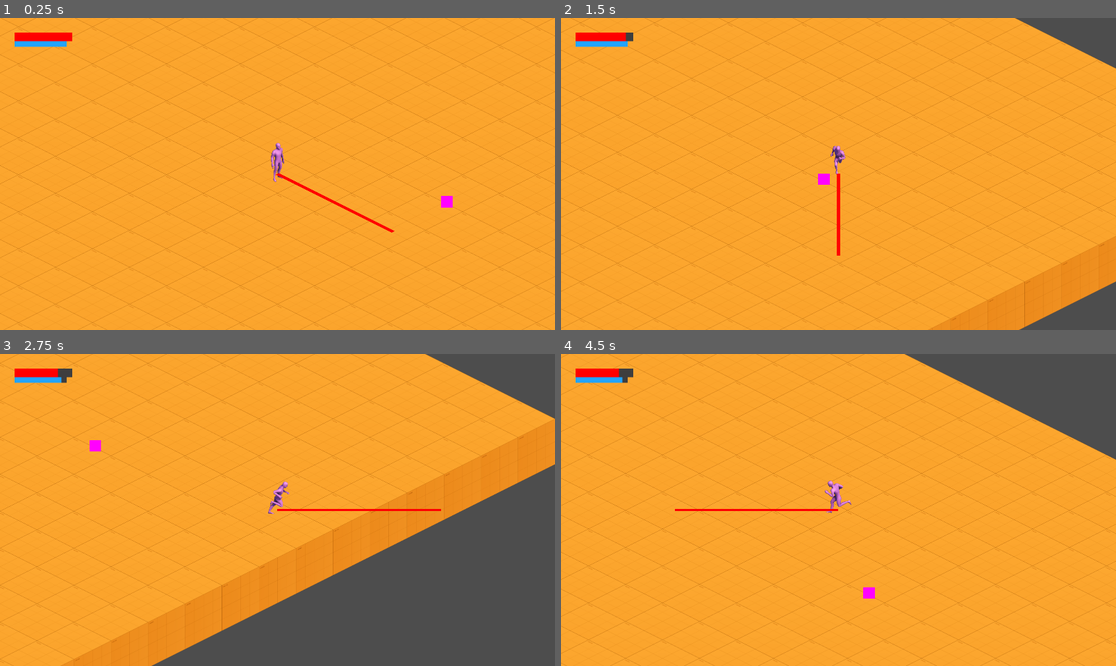
Above: before the commit, frames 1-4 (two rows, left to right).
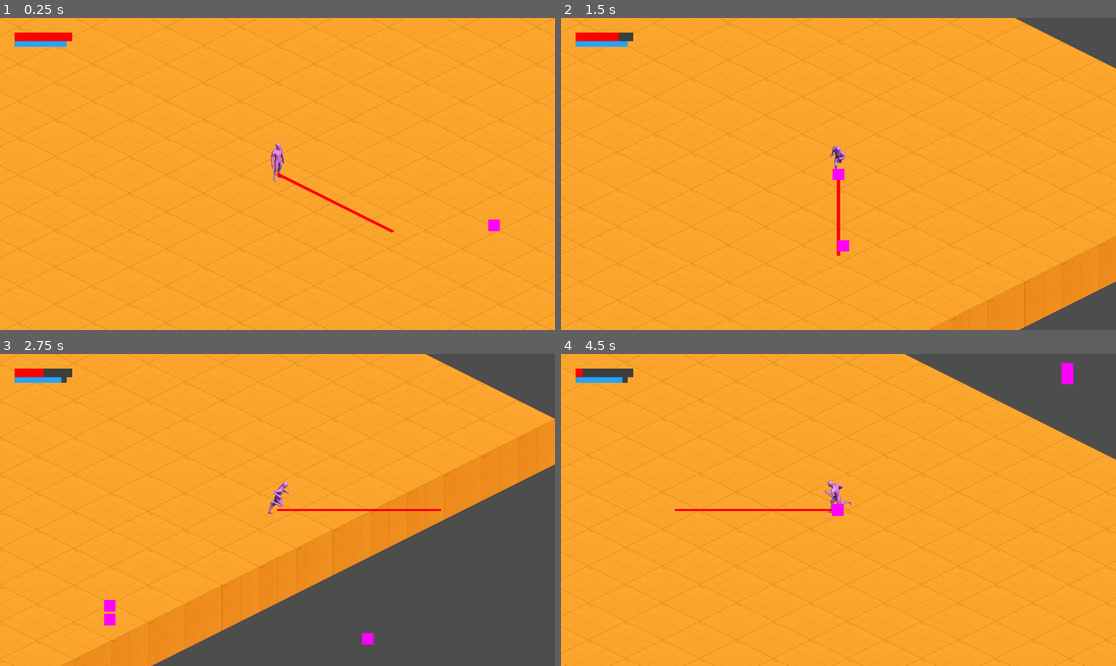
Above: after the commit, the same moments.

Repository: InjustFr/natures-champion
Game: Godot game, scene res://room.tscn
Two runs of this game, one before a commit and one after it. Both use one fixed random seed, a clock stepped at 60 frames per second and the inputs below.
Inputs (mouse positions are in pixels of both pictures, inside the frame that each line leads up to):
- Up to frame 1 (0.25 s): no input
- Up to frame 2 (1.5 s): move the mouse to (960, 158) at 0.52 s; press the mouse at (960, 158) at 0.53 s; hold D (move_right) 0.53-1.28 s; move the mouse to (727, 189) at 1.27 s; release the mouse at (727, 189) at 1.28 s; hold S (move_down) from 1.28 s (still down); click (727, 189) at 1.35 s
- Up to frame 3 (2.75 s): move the mouse to (333, 441) at 2.02 s; release S (move_down) at 2.03 s; press the mouse at (333, 441) at 2.03 s; hold D (move_right) from 2.03 s (still down); tap O (cast) at 2.1 s
- Up to frame 4 (4.5 s): move the mouse to (810, 572) at 2.77 s; release D (move_right) at 2.78 s; release the mouse at (810, 572) at 2.78 s; hold W (move_up) 2.78-3.53 s; tap Space (dash) at 2.85 s; click (810, 572) at 3.05 s; move the mouse to (1005, 556) at 3.52 s; press the mouse at (1005, 556) at 3.53 s; hold A (move_left) from 3.53 s (still down); move the mouse to (672, 463) at 4.27 s; release the mouse at (672, 463) at 4.28 s; click (672, 463) at 4.35 s

The runs differ from the first frame. In frame 1, 0.2% of the frame differs, in the area x 79-91%, y 57-69%; in frame 2, 0.3%; in frame 3, 0.4%; in frame 4, 0.5%, in the area x 3-93%, y 2-79%.

Commit message:
feat(player): can spawn projectiles

Diff:
--- /dev/null
+++ b/entities/player/components/weapon_component.gd
@@ -0,0 +1,11 @@
+class_name WeaponComponent
+extends Node
+
+
+@export var weapon: Weapon
+@export var spawning_entity: Node2D
+
+
+func _unhandled_input(event: InputEvent) -> void:
+	if event.is_action_pressed("attack"):
+		weapon.attack(spawning_entity)
--- a/entities/player/player.tscn
+++ b/entities/player/player.tscn
@@ -8,6 +8,8 @@
 [ext_resource type="Script" path="res://entities/components/resource_component.gd" id="10_ctqtp"]
 [ext_resource type="Script" path="res://misc/isometric_inverse_projection_node_2d.gd" id="11_copog"]
 [ext_resource type="Script" path="res://entities/components/resource_bar_component.gd" id="11_wy6bw"]
+[ext_resource type="Script" path="res://entities/player/components/weapon_component.gd" id="13_6elsm"]
+[ext_resource type="Script" path="res://entities/player/weapons/staff_weapon.gd" id="14_q4xxf"]
 [ext_resource type="Script" path="res://entities/player/components/dashing_component.gd" id="91_etbmg"]
 [ext_resource type="Script" path="res://entities/player/components/speed_component.gd" id="92_yal5q"]
 [ext_resource type="Script" path="res://entities/components/orientation_component.gd" id="93_0xdff"]
@@ -115,6 +117,7 @@
 offset_bottom = 540.0
 grow_horizontal = 2
 grow_vertical = 2
+mouse_filter = 1
 
 [node name="MarginContainer" type="MarginContainer" parent="IsometricInverseProjectionNode2D/GUI"]
 layout_mode = 1
@@ -151,3 +154,11 @@
 show_percentage = false
 script = ExtResource("11_wy6bw")
 resource_component = NodePath("../../../../../ManaComponent")
+
+[node name="WeaponComponent" type="Node" parent="." node_paths=PackedStringArray("weapon", "spawning_entity")]
+script = ExtResource("13_6elsm")
+weapon = NodePath("StaffWeapon")
+spawning_entity = NodePath("..")
+
+[node name="StaffWeapon" type="Node" parent="WeaponComponent"]
+script = ExtResource("14_q4xxf")
--- /dev/null
+++ b/entities/player/weapons/staff_weapon.gd
@@ -0,0 +1,23 @@
+class_name StaffWeapon
+extends Weapon
+
+
+@onready var projectile_scene: PackedScene = preload("res://entities/projectiles/staff_projectile/staff_projectile.tscn")
+
+
+func attack(spawning_entity: Node2D) -> void:
+	var projectile: Node2D = projectile_scene.instantiate()
+	spawning_entity.get_parent().add_child(projectile)
+
+	projectile.transform = spawning_entity.transform
+
+	var projectile_orientation_component: OrientationComponent = projectile.find_children("*", "OrientationComponent")[0]
+
+	var spawning_entity_matching_components: Array[Node] = spawning_entity.find_children("*", "OrientationComponent")
+	if not spawning_entity_matching_components.size():
+		projectile_orientation_component.orientation = Vector2.RIGHT.rotated(spawning_entity.rotation)
+
+		return
+
+	var spawning_entity_orientation_component: OrientationComponent = spawning_entity_matching_components[0]
+	projectile_orientation_component.orientation = spawning_entity_orientation_component.orientation
--- /dev/null
+++ b/entities/player/weapons/weapon.gd
@@ -0,0 +1,5 @@
+class_name Weapon
+extends Node
+
+func attack(_spawning_entity: Node2D) -> void:
+	pass
--- /dev/null
+++ b/entities/projectiles/components/straight_movement_component.gd
@@ -0,0 +1,11 @@
+class_name StraightMovementComponent
+extends Node
+
+
+@export var speed_component: SpeedComponent
+@export var velocity_component: VelocityComponent
+@export var orientation_component: OrientationComponent
+
+
+func _physics_process(_delta: float) -> void:
+	velocity_component.velocity = orientation_component.orientation * speed_component.speed
--- /dev/null
+++ b/entities/projectiles/staff_projectile/staff_projectile.gd
@@ -0,0 +1,9 @@
+extends StaticBody2D
+
+
+@onready var velocity_component: VelocityComponent = $VelocityComponent
+
+func _physics_process(delta: float) -> void:
+	var collision: KinematicCollision2D = move_and_collide(Utils.transform_matrix * velocity_component.velocity * delta)
+	if collision:
+		queue_free()
--- /dev/null
+++ b/entities/projectiles/staff_projectile/staff_projectile.tscn
@@ -0,0 +1,58 @@
+[gd_scene load_steps=11 format=3 uid="uid://bycwwu8pb35b5"]
+
+[ext_resource type="Script" path="res://entities/projectiles/staff_projectile/staff_projectile.gd" id="1_8dshf"]
+[ext_resource type="Script" path="res://entities/components/velocity_component.gd" id="1_kbsve"]
+[ext_resource type="Script" path="res://entities/components/damage_component.gd" id="1_oqvum"]
+[ext_resource type="Script" path="res://misc/isometric_inverse_projection_node_2d.gd" id="2_33wej"]
+[ext_resource type="Script" path="res://entities/player/components/speed_component.gd" id="2_pgvay"]
+[ext_resource type="Script" path="res://entities/components/orientation_component.gd" id="3_qfwed"]
+[ext_resource type="Script" path="res://entities/projectiles/components/straight_movement_component.gd" id="4_keh76"]
+
+[sub_resource type="RectangleShape2D" id="RectangleShape2D_1i6gs"]
+size = Vector2(40, 40)
+
+[sub_resource type="RectangleShape2D" id="RectangleShape2D_5bgxl"]
+size = Vector2(40, 40)
+
+[sub_resource type="PlaceholderTexture2D" id="PlaceholderTexture2D_03kqd"]
+size = Vector2(40, 40)
+
+[node name="StaffProjectile" type="StaticBody2D"]
+collision_layer = 2
+collision_mask = 5
+script = ExtResource("1_8dshf")
+
+[node name="CollisionShape2D" type="CollisionShape2D" parent="."]
+shape = SubResource("RectangleShape2D_1i6gs")
+
+[node name="SpeedComponent" type="Node" parent="."]
+script = ExtResource("2_pgvay")
+speed = 700.0
+
+[node name="OrientationComponent" type="Node" parent="."]
+script = ExtResource("3_qfwed")
+
+[node name="VelocityComponent" type="Node" parent="."]
+script = ExtResource("1_kbsve")
+
+[node name="StraightMovementComponent" type="Node" parent="." node_paths=PackedStringArray("speed_component", "velocity_component", "orientation_component")]
+script = ExtResource("4_keh76")
+speed_component = NodePath("../SpeedComponent")
+velocity_component = NodePath("../VelocityComponent")
+orientation_component = NodePath("../OrientationComponent")
+
+[node name="DamageComponent" type="Area2D" parent="."]
+collision_layer = 4
+collision_mask = 0
+monitoring = false
+script = ExtResource("1_oqvum")
+damage = 5
+
+[node name="CollisionShape2D" type="CollisionShape2D" parent="DamageComponent"]
+shape = SubResource("RectangleShape2D_5bgxl")
+
+[node name="IsometricInverseProjectionNode2D" type="Node2D" parent="."]
+script = ExtResource("2_33wej")
+
+[node name="Sprite2D" type="Sprite2D" parent="IsometricInverseProjectionNode2D"]
+texture = SubResource("PlaceholderTexture2D_03kqd")
--- a/entities/weapon_projectiles/staff_projectile/staff_projectile.tscn
+++ /dev/null
@@ -1,28 +0,0 @@
-[gd_scene load_steps=5 format=3 uid="uid://bycwwu8pb35b5"]
-
-[ext_resource type="Script" path="res://entities/components/damage_component.gd" id="1_oqvum"]
-[ext_resource type="Script" path="res://misc/isometric_inverse_projection_node_2d.gd" id="2_33wej"]
-
-[sub_resource type="RectangleShape2D" id="RectangleShape2D_5bgxl"]
-size = Vector2(40, 40)
-
-[sub_resource type="PlaceholderTexture2D" id="PlaceholderTexture2D_03kqd"]
-size = Vector2(40, 40)
-
-[node name="StaffProjectile" type="Node2D"]
-
-[node name="DamageComponent" type="Area2D" parent="."]
-collision_layer = 4
-collision_mask = 0
-monitoring = false
-script = ExtResource("1_oqvum")
-damage = 5
-
-[node name="CollisionShape2D" type="CollisionShape2D" parent="DamageComponent"]
-shape = SubResource("RectangleShape2D_5bgxl")
-
-[node name="IsometricInverseProjectionNode2D" type="Node2D" parent="."]
-script = ExtResource("2_33wej")
-
-[node name="Sprite2D" type="Sprite2D" parent="IsometricInverseProjectionNode2D"]
-texture = SubResource("PlaceholderTexture2D_03kqd")
--- a/room.tscn
+++ b/room.tscn
@@ -3,7 +3,7 @@
 [ext_resource type="Texture2D" uid="uid://u0bjl3qk40tx" path="res://assets/tiles_atlas.png" id="1_ebv7l"]
 [ext_resource type="PackedScene" uid="uid://dlauapahh4mjx" path="res://entities/player/player.tscn" id="2_4iu5r"]
 [ext_resource type="Script" path="res://misc/isometric_projection_node_2d.gd" id="2_va6b0"]
-[ext_resource type="PackedScene" uid="uid://bycwwu8pb35b5" path="res://entities/weapon_projectiles/staff_projectile/staff_projectile.tscn" id="4_qtctr"]
+[ext_resource type="PackedScene" uid="uid://bycwwu8pb35b5" path="res://entities/projectiles/staff_projectile/staff_projectile.tscn" id="4_qtctr"]
 
 [sub_resource type="TileSetAtlasSource" id="TileSetAtlasSource_64eyj"]
 texture = ExtResource("1_ebv7l")
Not shown: 1 places in entities/player/player.tscn that only renumber resources
